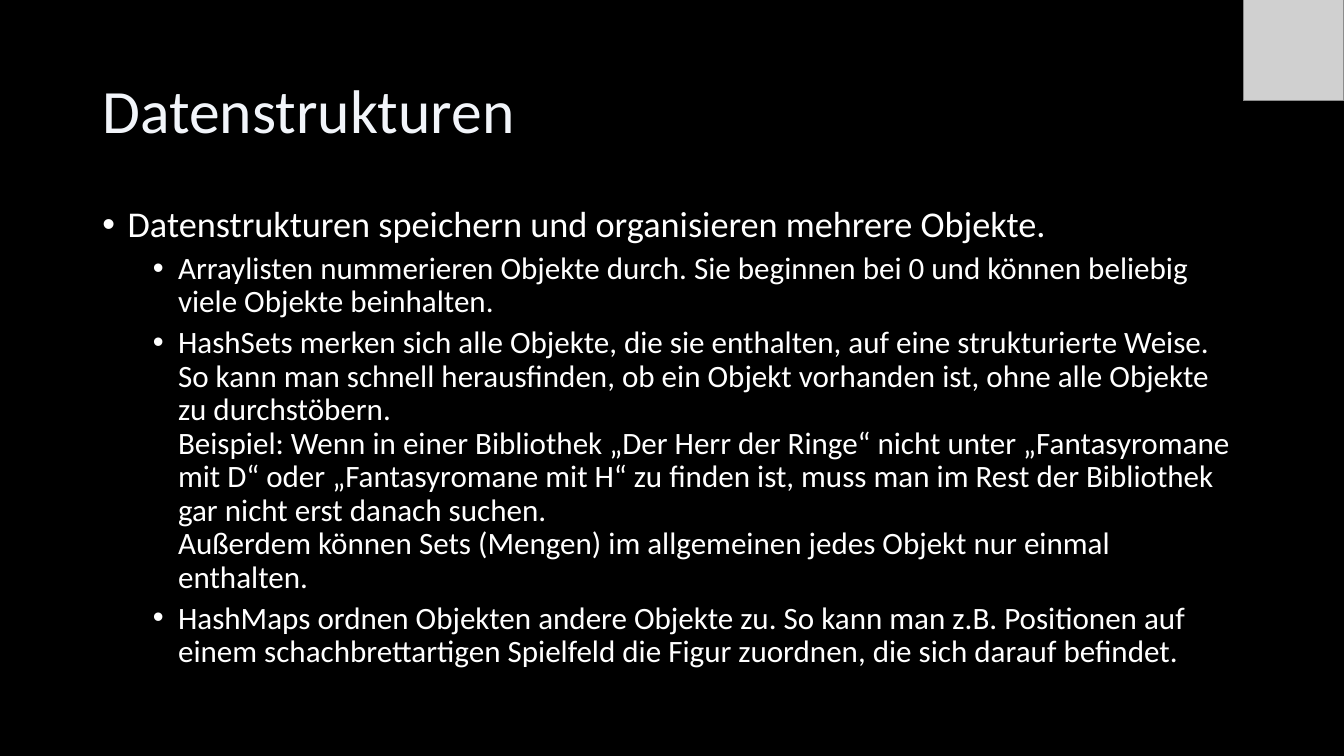
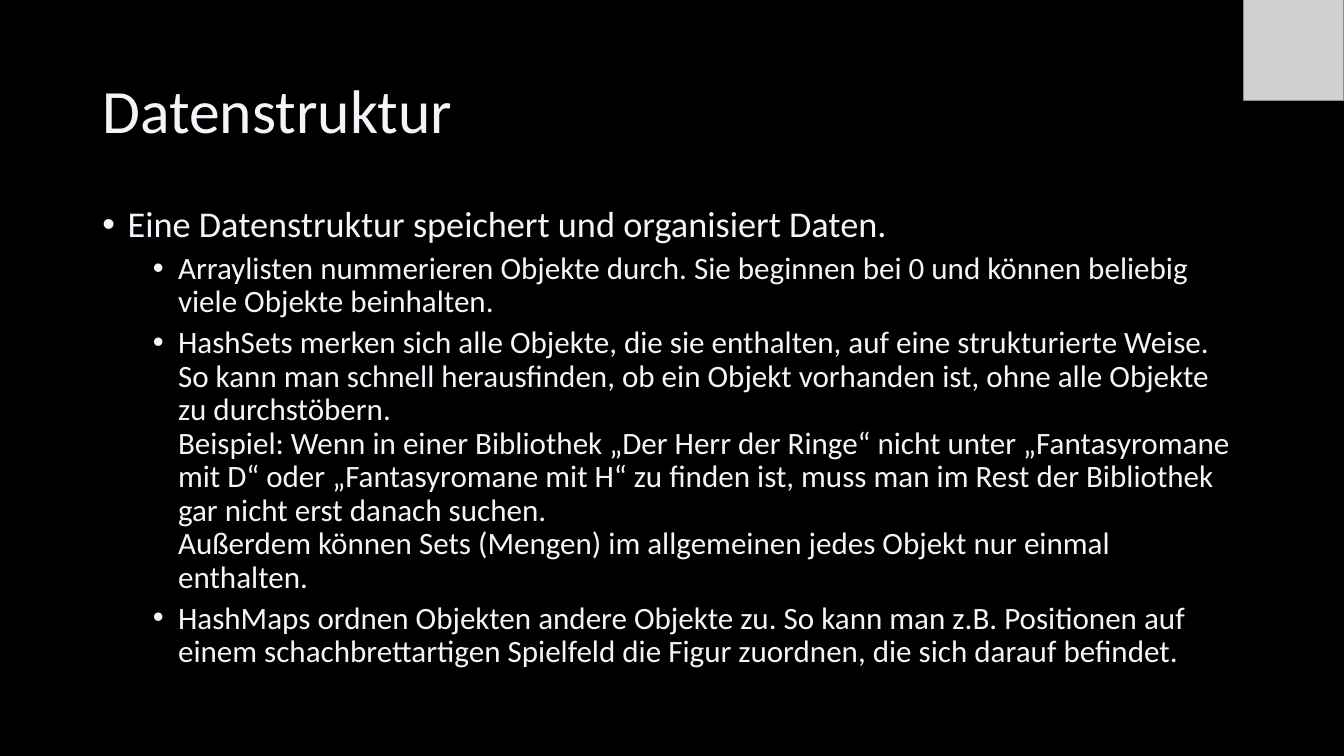
Before and after one commit to Cactusroot/Java, a slide deck: slide 76 of src/Java.pptx (slide 71 before the commit). Drawn at 1344x756 pixels with LibreOffice and Linux fonts; fonts in the diff are those of the drawing; grey boxes stand for pictures. Boxes give left, top, right and bottom in pixels: in the first picture for what was removed or moved away, otherwise in the second. Text is boxed around its words. In the diff, an @@ line names an element or a change of style, - is before the commit and + after.

```diff
--- a/src/Java.pptx
+++ b/src/Java.pptx
@@ title at (102, 90, 452, 134): text changed @@
-Datenstrukturen
+Datenstruktur
@@ text at (128, 211, 886, 244): text changed; text colour #FFFFFF to #F2F5FA @@
-• Datenstrukturen speichern und organisieren mehrere Objekte.
+• Eine Datenstruktur speichert und organisiert Daten.
```
Also in this commit, not shown: 58 other slides changed, 9 slides added, 3 slides removed, 8 other files.
